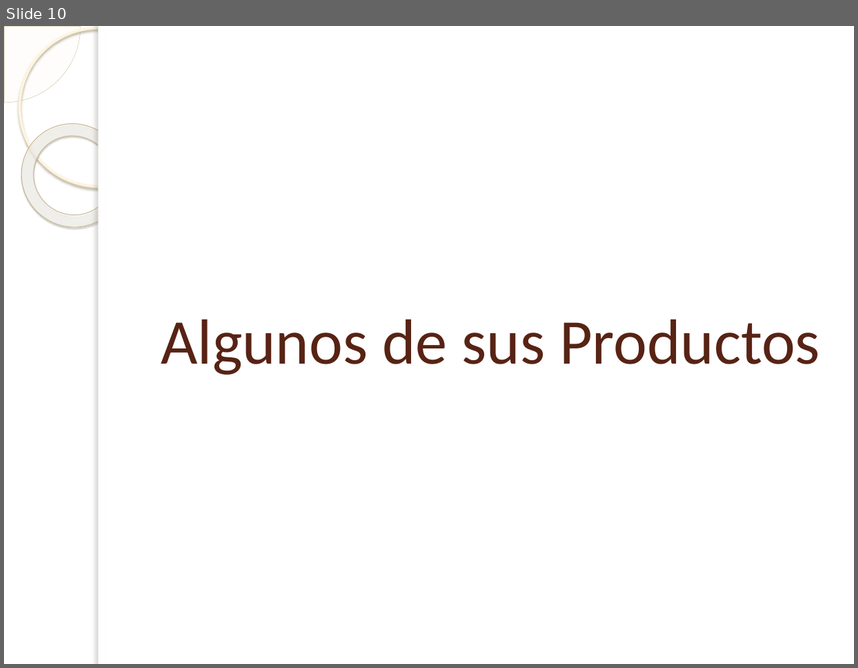
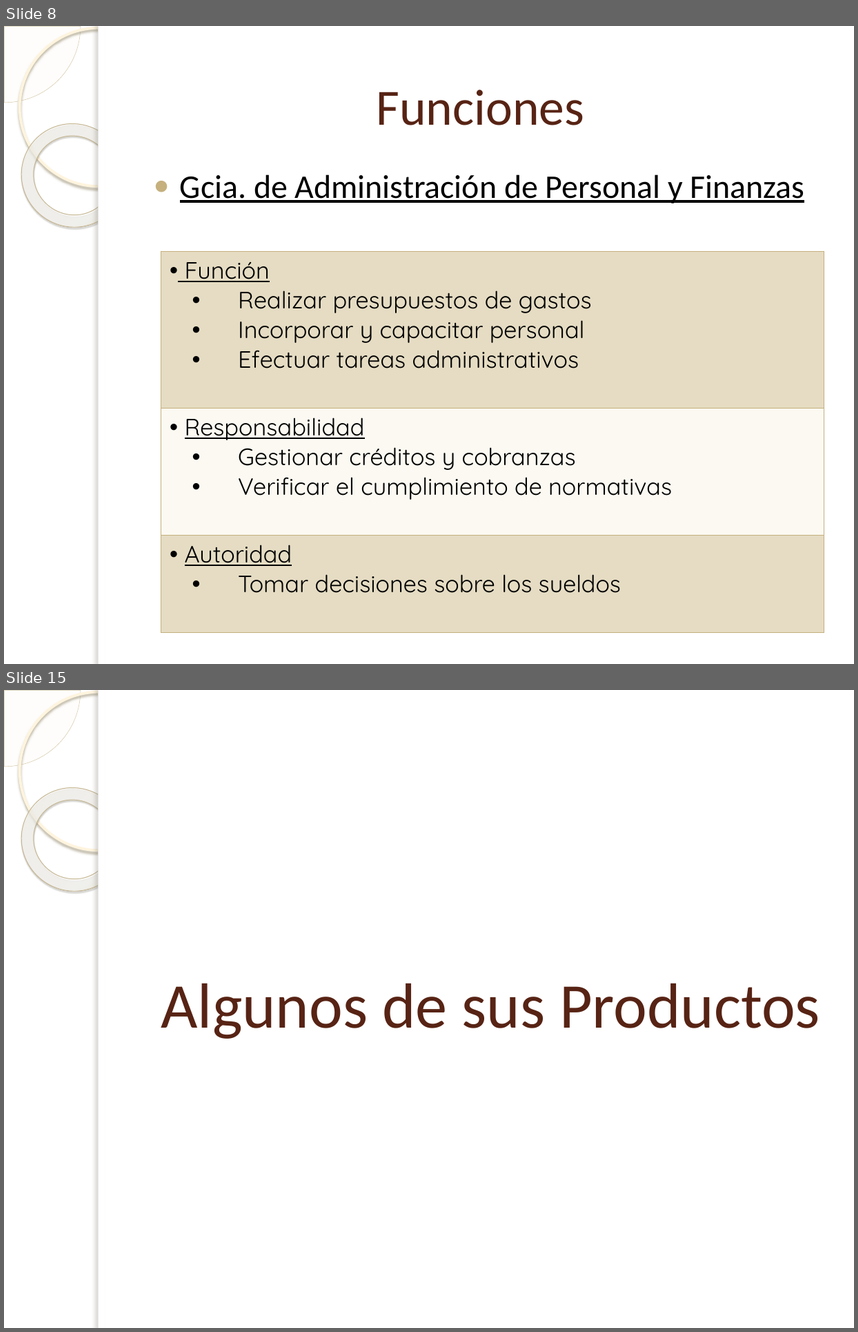
Before and after one commit to Bloodclot24/empresitas, a slide deck: Presentacion/Presentacion.pptx. Shown one above the other, each under a label of ours: slide 10 before the commit, slides 8 and 15 after it; the slides between them are not shown. The pictures are 858x668 and 858x1332 pixels, drawn with LibreOffice and Linux fonts; fonts in the diff are those of the drawing; background and template pictures are left out. Boxes give left, top, right and bottom in pixels: in the first picture for what was removed or moved away, otherwise in the second. Text is boxed around its words. In the diff, an @@ line names an element or a change of style, - is before the commit and + after.

```diff
--- a/Presentacion/Presentacion.pptx
+++ b/Presentacion/Presentacion.pptx
@@ slide 8 added at (4, 26, 854, 664), background picture (left out); not listed: 5 template elements that a slide beside it also shows @@
@@ title added at (376, 89, 584, 125), 43 pt, text #572314 @@
+Funciones
@@ text added at (180, 174, 805, 203), 28 pt, text #000000, underline @@
+● Gcia. de Administración de Personal y Finanzas
@@ table added at (161, 251, 824, 617), 3 rows, 1 columns @@
+Función / Realizar presupuestos de gastos / Incorporar y capacitar personal / Efectuar tareas administrativos
+Responsabilidad / Gestionar créditos y cobranzas / Verificar el cumplimiento de normativas
+Autoridad / Tomar decisiones sobre los sueldos
@@ what was slide 10 is now slide 15 @@
```
Also in this commit, not shown: 7 slides changed, 5 other slides added, 1 slide removed, 15 other files.
